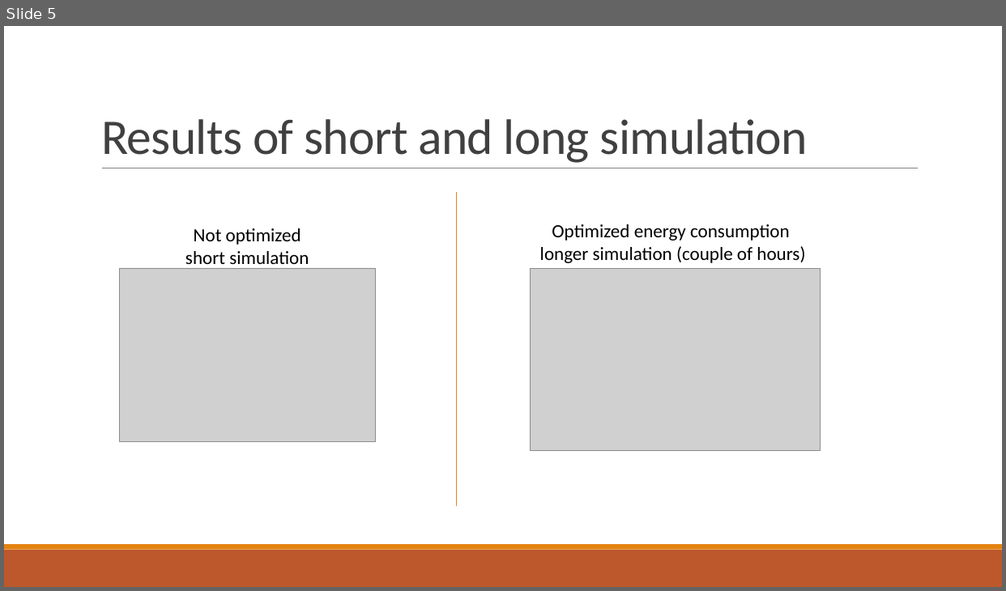
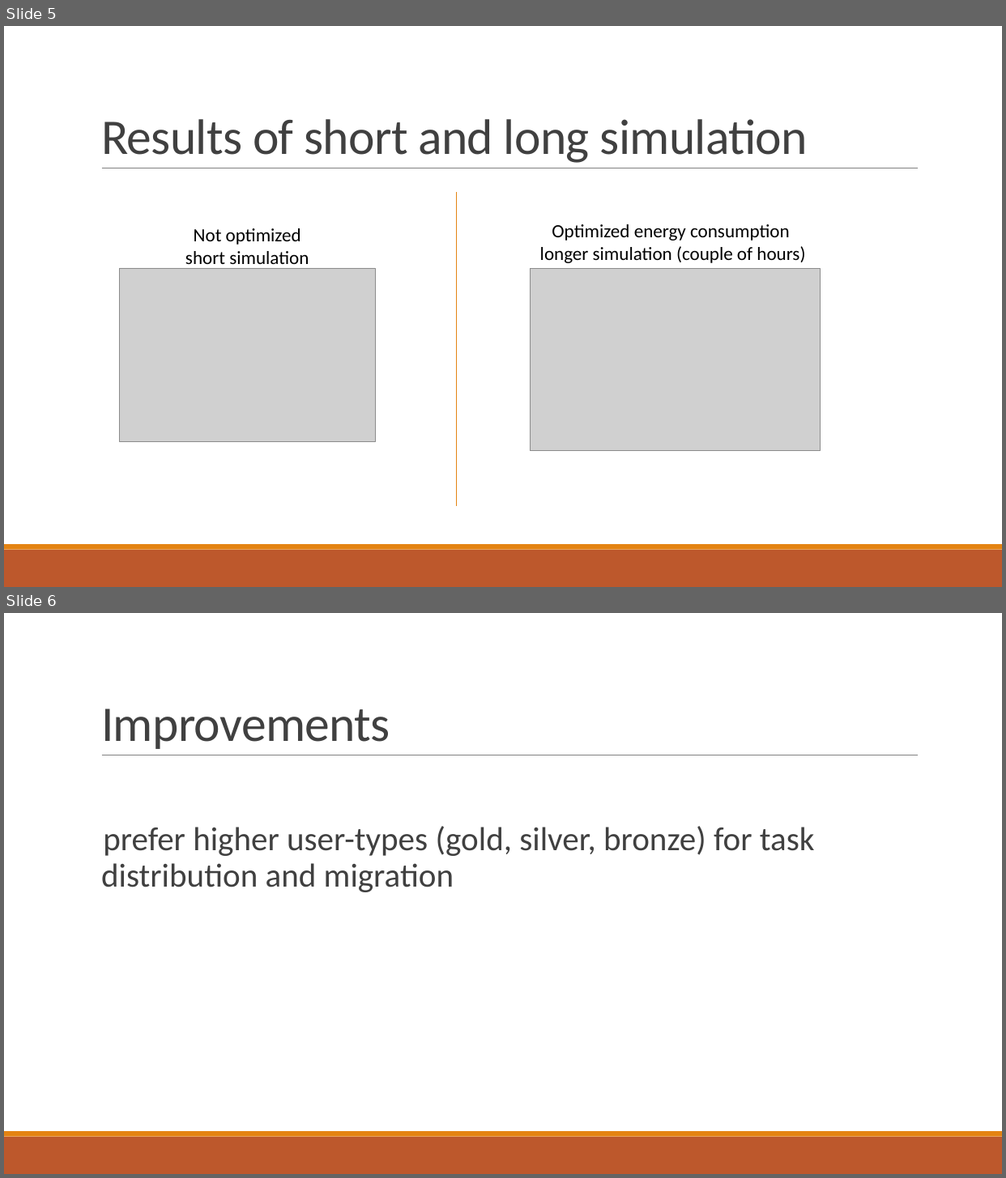
Before and after one commit to BauerMatthias/ECommerce, a slide deck: Lab3/Presentation3.pptx. Shown one above the other, each under a label of ours: slide 5 before the commit, slides 5 and 6 after it. The pictures are 1006x591 and 1006x1178 pixels, drawn with LibreOffice and Linux fonts; fonts in the diff are those of the drawing; grey boxes stand for pictures. Boxes give left, top, right and bottom in pixels: in the first picture for what was removed or moved away, otherwise in the second. Text is boxed around its words. In the diff, an @@ line names an element or a change of style, - is before the commit and + after.

Commit message:
presentation
add improvement

```diff
--- a/Lab3/Presentation3.pptx
+++ b/Lab3/Presentation3.pptx
@@ slide 6 added at bbox=[4, 613, 1002, 1174], background #FFFFFF; not listed: 3 template elements that a slide beside it also shows @@
@@ title added at bbox=[101, 709, 390, 749], 48 pt, text #404040 @@
+Improvements
@@ text added at bbox=[101, 826, 815, 892], 32 pt, text #404040 @@
+  prefer higher user-types (gold, silver, bronze) for task distribution and migration
```
